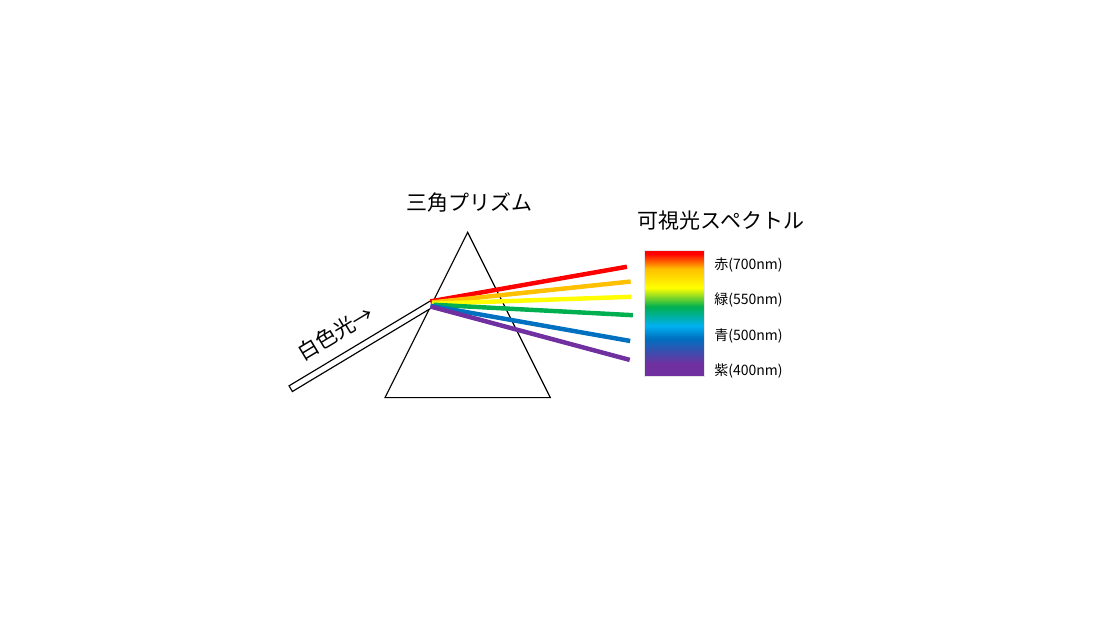
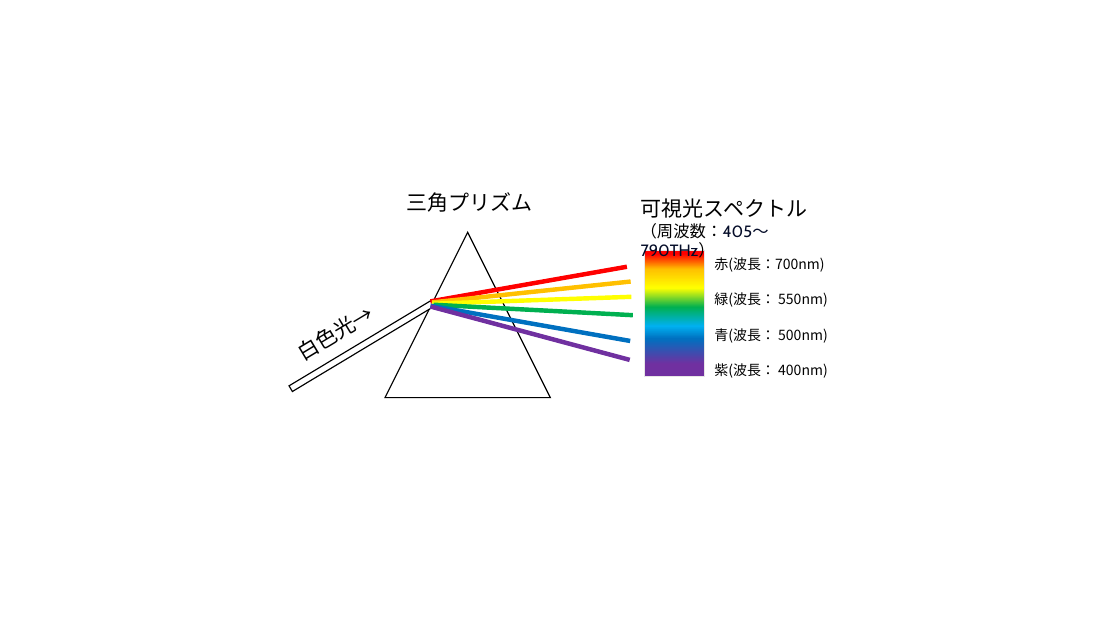
Before and after one commit to MitakaMakers/Qiita, a slide deck: slide 1 of 20230328_フーリエ変換の初歩/02_prism.pptx. Drawn at 1120x630 pixels with LibreOffice and Linux fonts; fonts in the diff are those of the drawing. Boxes give left, top, right and bottom in pixels: in the first picture for what was removed or moved away, otherwise in the second. Text is boxed around its words. In the diff, an @@ line names an element or a change of style, - is before the commit and + after.

```diff
--- a/20230328_フーリエ変換の初歩/02_prism.pptx
+++ b/20230328_フーリエ変換の初歩/02_prism.pptx
@@ text "可視光スペクトル": place and size @@
-text "可視光スペクトル" at box(638, 210, 805, 230)
+text "可視光スペクトル" at box(641, 198, 808, 239)
@@ text at box(641, 223, 769, 239): paragraph added @@
+（周波数：405～790THz）
@@ text at box(714, 257, 824, 272): text changed @@
-赤(700nm)
+赤(波長：700nm)
@@ text at box(714, 292, 827, 307): text changed @@
-緑(550nm)
+緑(波長： 550nm)
@@ text at box(714, 328, 827, 343): text changed @@
-青(500nm)
+青(波長： 500nm)
@@ text at box(714, 363, 827, 378): text changed @@
-紫(400nm)
+紫(波長： 400nm)
```
Also in this commit, not shown: 1 other file.
